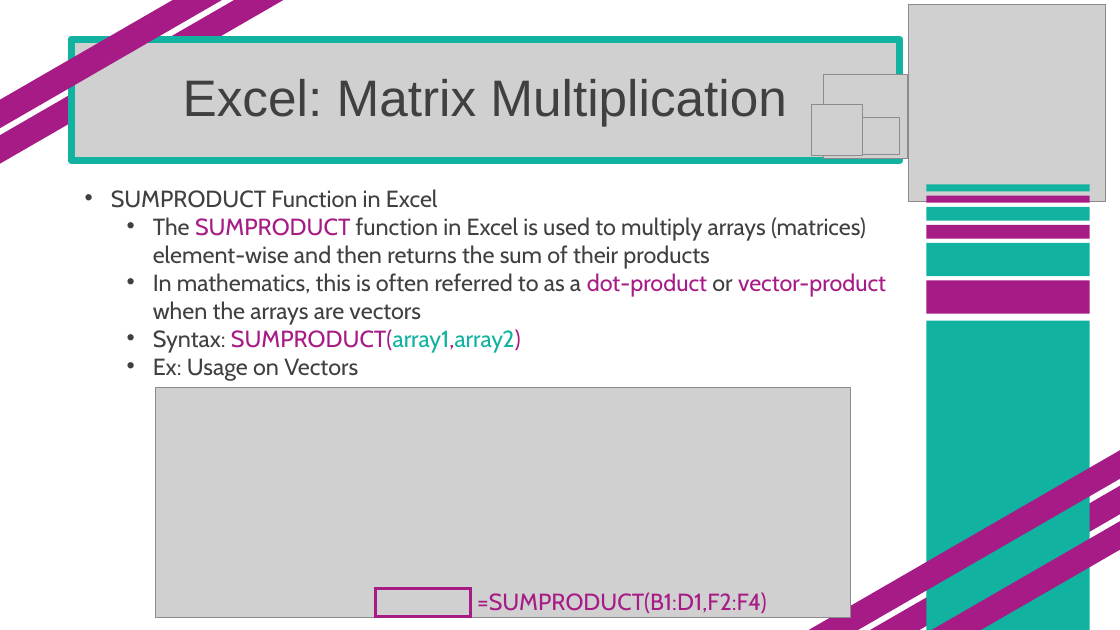
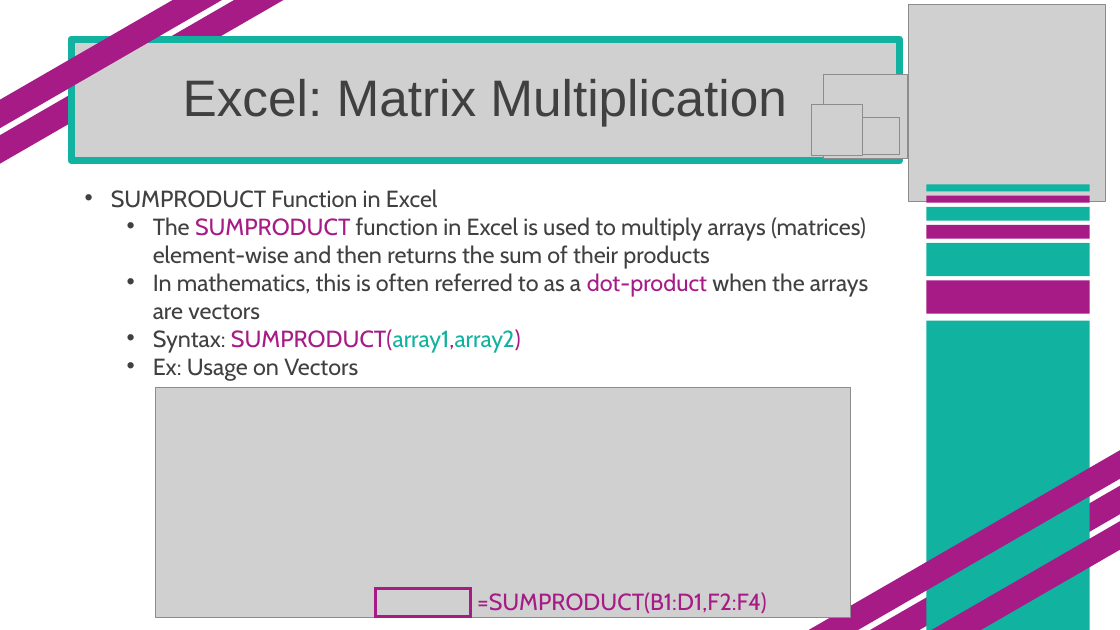
Before and after one commit to SuperMarioGiacomazzo/STOR305_WEBSITE, a slide deck: slide 21 of Lectures/Lecture 6/Lecture 6.pptx. Drawn at 1120x630 pixels with LibreOffice and Linux fonts; fonts in the diff are those of the drawing; grey boxes stand for pictures. Boxes give left, top, right and bottom in pixels: in the first picture for what was removed or moved away, otherwise in the second. Text is boxed around its words. In the diff, an @@ line names an element or a change of style, - is before the commit and + after.

Commit message:
Lecture 6 update

```diff
--- a/Lectures/Lecture 6/Lecture 6.pptx
+++ b/Lectures/Lecture 6/Lecture 6.pptx
@@ text at <box>153,273,868,320</box>: text changed @@
-  • In mathematics, this is often referred to as a dot-product or vector-product when the arrays are vectors
+  • In mathematics, this is often referred to as a dot-product when the arrays are vectors
```
Also in this commit, not shown: 2 other files.
